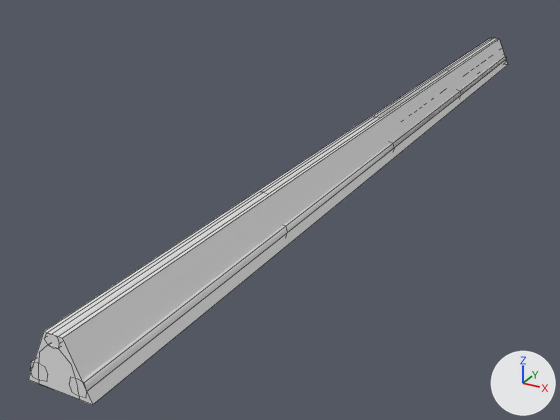
What one commit did to the FBX model Assets/JapaneseHouse/meshes/roof top x8.fbx.
Both versions are drawn from a camera (50 mm lens) standing at (2.44, -6.21, 2.24) and looking at (-0.62, -0.65, -0.55). Lighting does not change. The marker at lower right points along +X, +Y and +Z. Mesh edges are drawn as thin lines. Objects named as collision shapes, trigger or cutter boxes, shadow casters or lower levels of detail are left out. Where no turn or scale is listed for an object, it has been applied to the vertices.

Objects in the first picture: 'C_roof top x8', 'roof top x8', 'roof top x8_LOD0'.
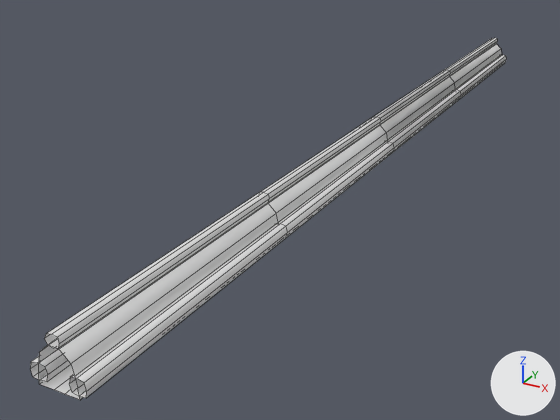
What differs and where, as boxes (x1, y1, x2, y2) in the pictures (560 x 420 px):
```json
{"object": "C_roof top x8", "change": "deleted", "before": [28, 38, 508, 405]}
{"object": "roof top x8_LOD0", "change": "unchanged, uncovered by the edit", "before": [30, 53, 506, 399], "after": [30, 39, 506, 400]}
{"object": "roof top x8", "change": "unchanged, uncovered by the edit", "before": [30, 38, 506, 395], "after": [30, 38, 506, 398]}
```

The change, as JSON lines over the scene's bpy script:
```json
{"op": "remove", "block": "ob_c_roof_top_x8", "code": ["ob_c_roof_top_x8 = bpy.data.objects.new('C_roof top x8', me_c_roof_top_x8)", "ob_c_roof_top_x8.location = (0.0, 0.0, 0.0)"]}
```
